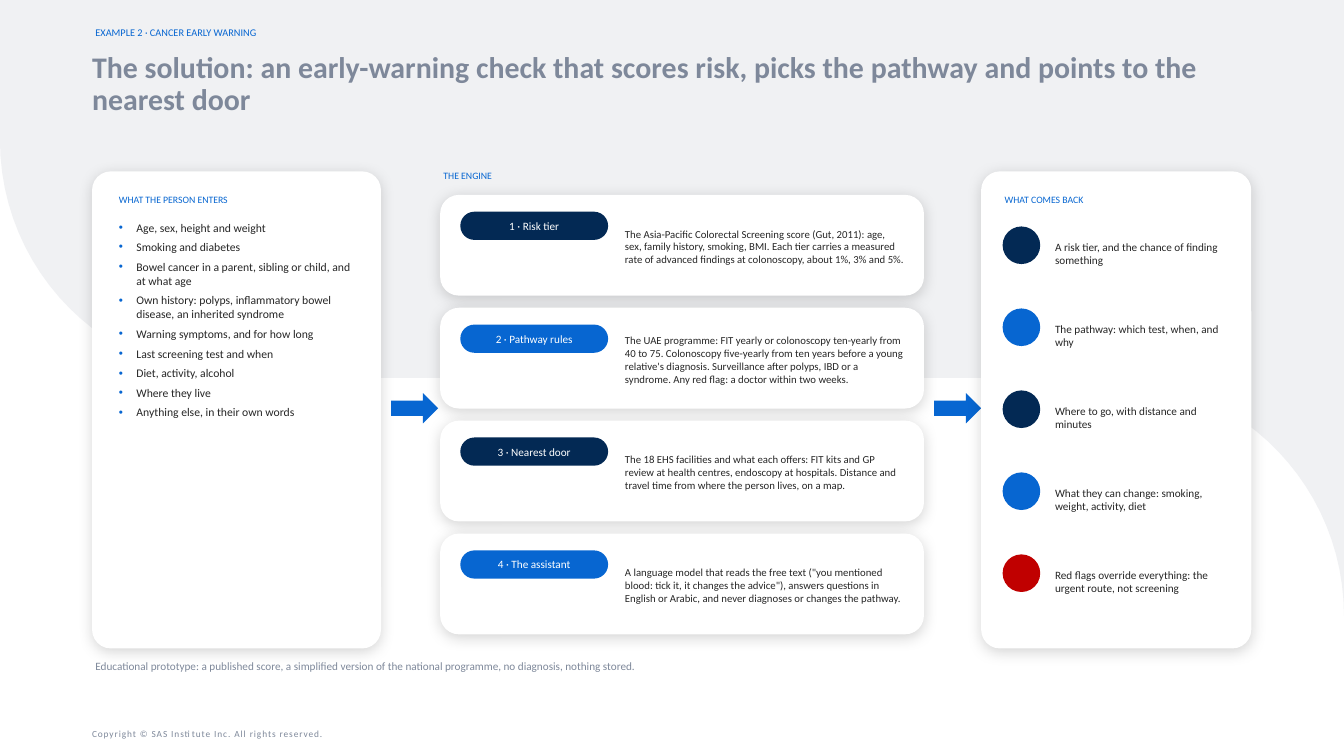
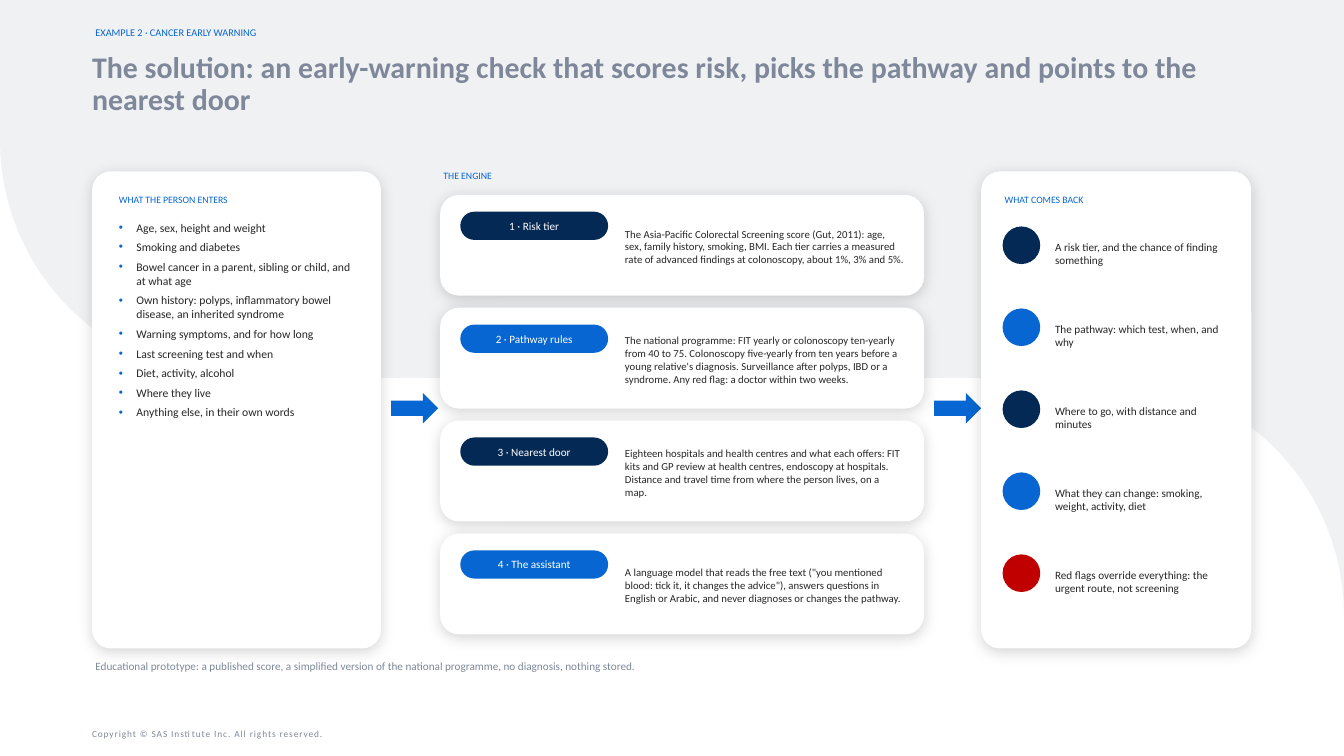
Before and after one commit to raedaldweik/Agentic-Bootcamp, a slide deck: slide 16 of Hackathon/Live_Demo_RWE_in_Action_with_Agentic_AI/RWE_in_Action_with_Agentic_AI.pptx. Drawn at 1344x756 pixels with LibreOffice and Linux fonts; fonts in the diff are those of the drawing; background and template pictures are left out. Boxes give left, top, right and bottom in pixels: in the first picture for what was removed or moved away, otherwise in the second. Text is boxed around its words. In the diff, an @@ line names an element or a change of style, - is before the commit and + after.

```diff
--- a/Hackathon/Live_Demo_RWE_in_Action_with_Agentic_AI/RWE_in_Action_with_Agentic_AI.pptx
+++ b/Hackathon/Live_Demo_RWE_in_Action_with_Agentic_AI/RWE_in_Action_with_Agentic_AI.pptx
@@ text at [625,336,897,385]: text changed @@
-The UAE programme: FIT yearly or colonoscopy ten-yearly from 40 to 75. Colonoscopy five-yearly from ten years before a young relative's diagnosis. Surveillance after polyps, IBD or a syndrome. Any red flag: a doctor within two weeks.
+The national programme: FIT yearly or colonoscopy ten-yearly from 40 to 75. Colonoscopy five-yearly from ten years before a young relative's diagnosis. Surveillance after polyps, IBD or a syndrome. Any red flag: a doctor within two weeks.
@@ text at [625,449,900,498]: text changed @@
-The 18 EHS facilities and what each offers: FIT kits and GP review at health centres, endoscopy at hospitals. Distance and travel time from where the person lives, on a map.
+Eighteen hospitals and health centres and what each offers: FIT kits and GP review at health centres, endoscopy at hospitals. Distance and travel time from where the person lives, on a map.
```
Also in this commit, not shown: 17 other slides changed, 1 slide added, 1 slide removed, 30 other files.
